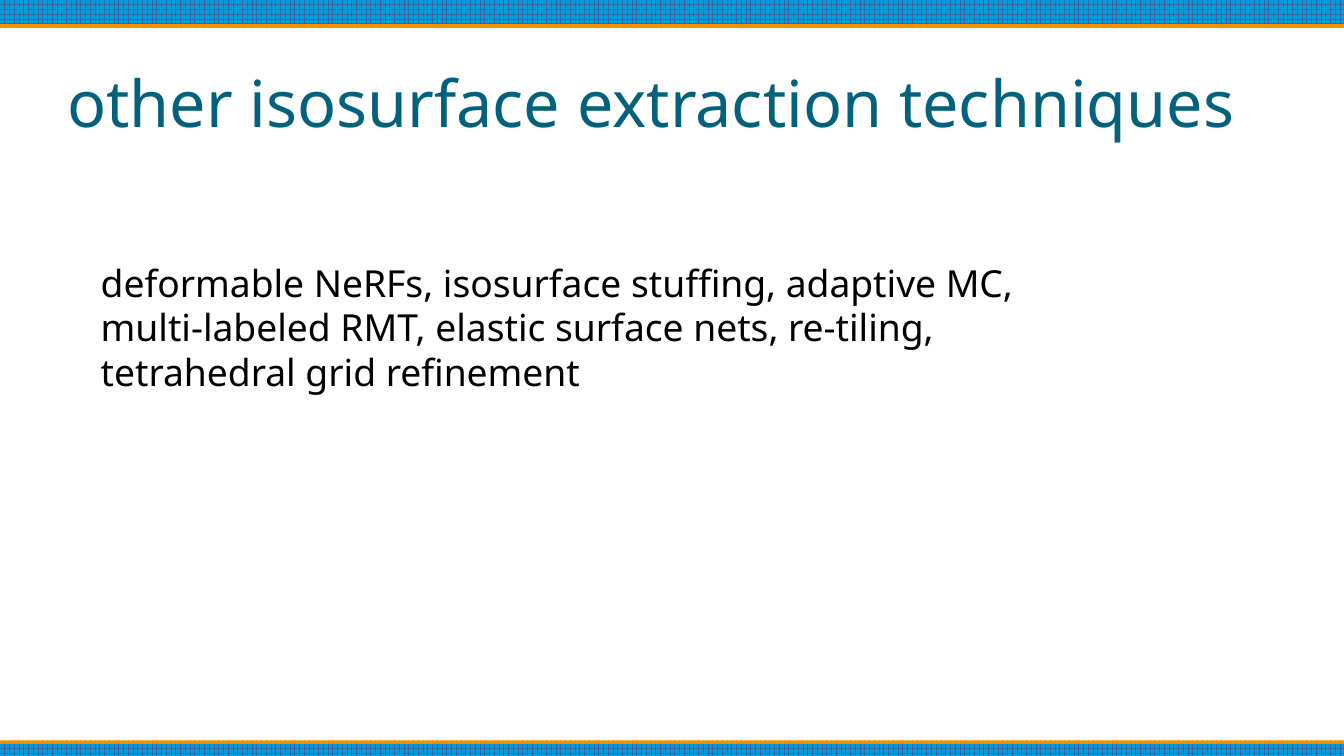
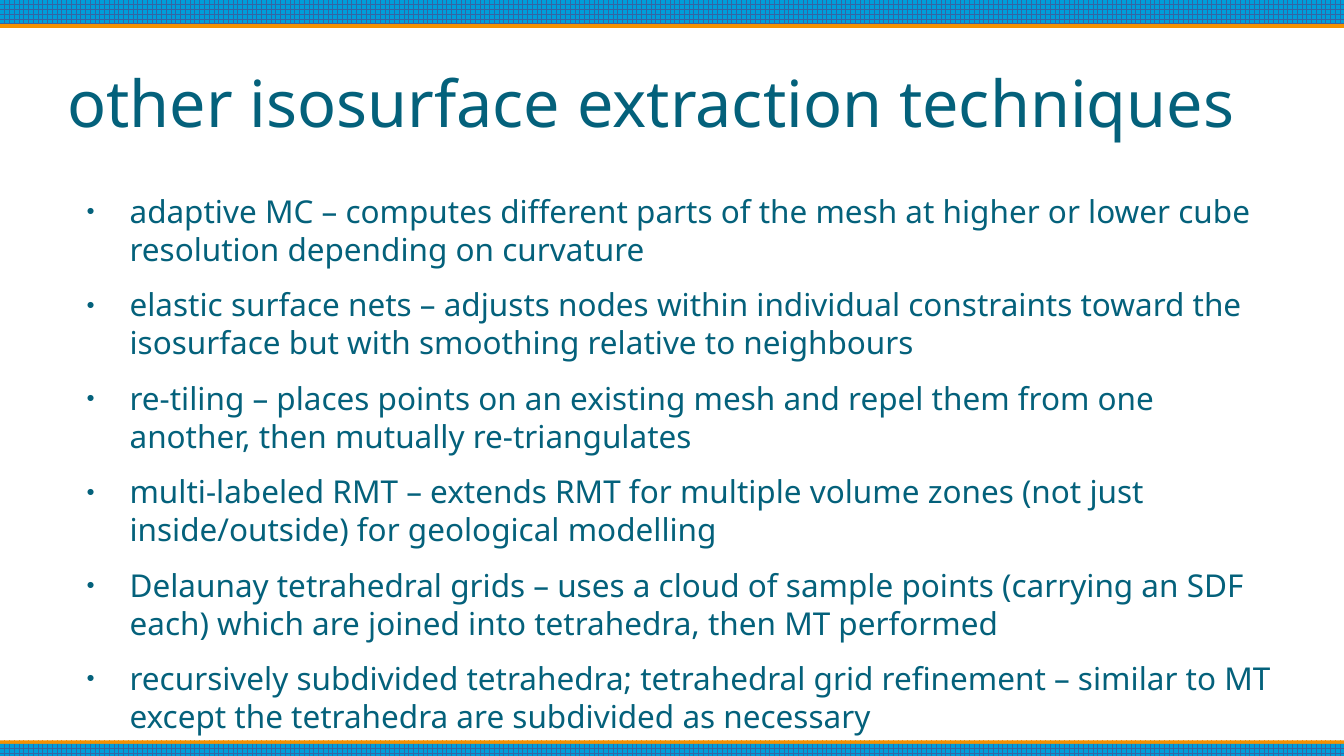
Before and after one commit to oculometric/marching-tetrahedra-fyp, a slide deck: slide 8 of doc/mid project review.odp. Drawn at 1344x756 pixels with LibreOffice and Linux fonts; fonts in the diff are those of the drawing. Boxes give left, top, right and bottom in pixels: in the first picture for what was removed or moved away, otherwise in the second. Text is boxed around its words. In the diff, an @@ line names an element or a change of style, - is before the commit and + after.

```diff
--- a/doc/mid project review.odp
+++ b/doc/mid project review.odp
@@ text added at (x1=130, y1=199, x2=1270, y2=698), 18.6 pt, text #04617B @@
+● adaptive MC – computes different parts of the mesh at higher or lower cube resolution depending on curvature
+● elastic surface nets – adjusts nodes within individual constraints toward the isosurface but with smoothing relative to neighbours
+● re-tiling – places points on an existing mesh and repel them from one another, then mutually re-triangulates
+● multi-labeled RMT – extends RMT for multiple volume zones (not just inside/outside) for geological modelling
+● Delaunay tetrahedral grids – uses a cloud of sample points (carrying an SDF each) which are joined into tetrahedra, then MT performed
+● recursively subdivided tetrahedra; tetrahedral grid refinement – similar to MT except the tetrahedra are subdivided as necessary
@@ text removed at (x1=101, y1=268, x2=1013, y2=395) @@
-deformable NeRFs, isosurface stuffing, adaptive MC, multi-labeled RMT, elastic surface nets, re-tiling, tetrahedral grid refinement
```
Also in this commit, not shown: 4 other slides changed, 8 slides added, 3 slides removed, 1 other file.
